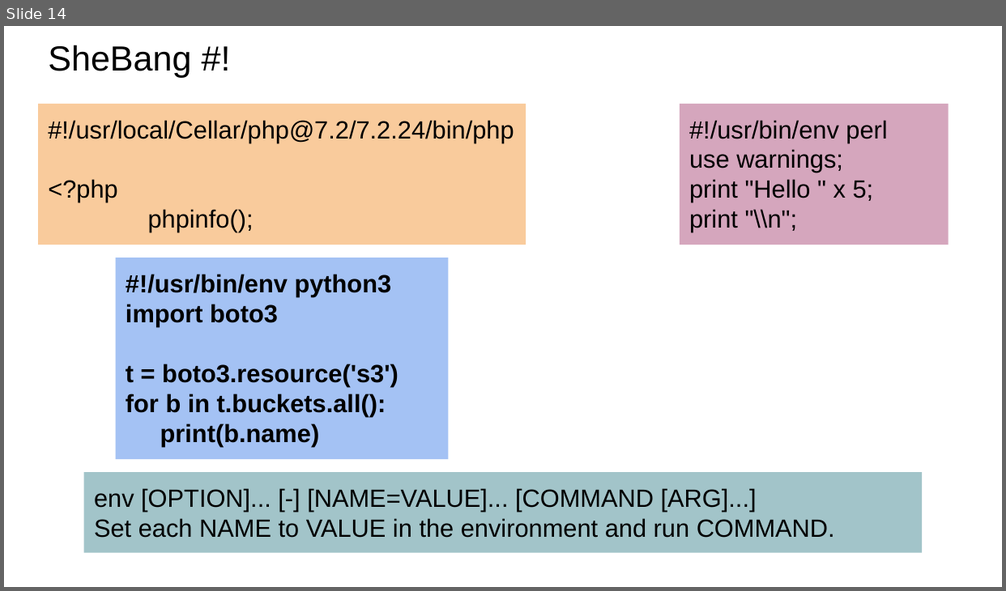
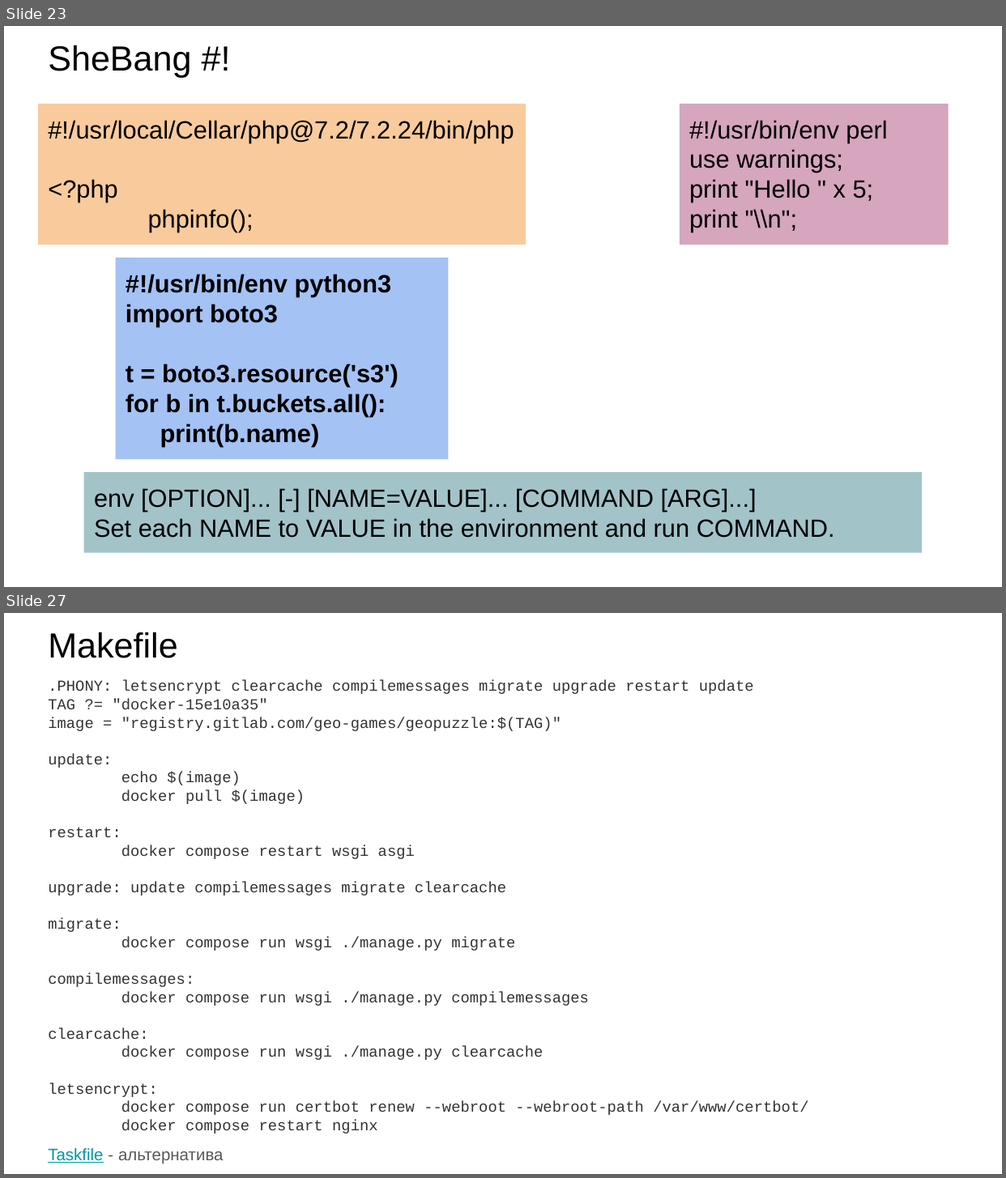
Before and after one commit to XoM9choK37/server-administration, a slide deck: theory/Облако/Лекции/3. bash.pptx. Shown one above the other, each under a label of ours: slide 14 before the commit, slides 23 and 27 after it; the slides between them are not shown. The pictures are 1006x591 and 1006x1178 pixels, drawn with LibreOffice and Linux fonts; fonts in the diff are those of the drawing. Boxes give left, top, right and bottom in pixels: in the first picture for what was removed or moved away, otherwise in the second. Text is boxed around its words. In the diff, an @@ line names an element or a change of style, - is before the commit and + after.

```diff
--- a/theory/Облако/Лекции/3. bash.pptx
+++ b/theory/Облако/Лекции/3. bash.pptx
@@ slide 27 added at (4,613,1002,1174), background #FFFFFF @@
@@ title added at (48,632,177,658), 25.2 pt, text #000000 @@
+Makefile
@@ text added at (48,680,808,1134), 11 pt, text #333333 @@
+.PHONY: letsencrypt clearcache compilemessages migrate upgrade restart update
+TAG ?= "docker-15e10a35"
+image = "registry.gitlab.com/geo-games/geopuzzle:$(TAG)"
+update:
+echo $(image)
+docker pull $(image)
+restart:
+docker compose restart wsgi asgi
+upgrade: update compilemessages migrate clearcache
+migrate:
+docker compose run wsgi ./manage.py migrate
+compilemessages:
+docker compose run wsgi ./manage.py compilemessages
+clearcache:
+docker compose run wsgi ./manage.py clearcache
+letsencrypt:
+docker compose run certbot renew --webroot --webroot-path /var/www/certbot/
+docker compose restart nginx
@@ text added at (48,1148,224,1164), 12 pt, text #595959 @@
+Taskfile - альтернатива
@@ what was slide 14 is now slide 23 @@
```
Also in this commit, not shown: 14 slides changed, 9 other slides added, 1 slide removed, 32 other files.
